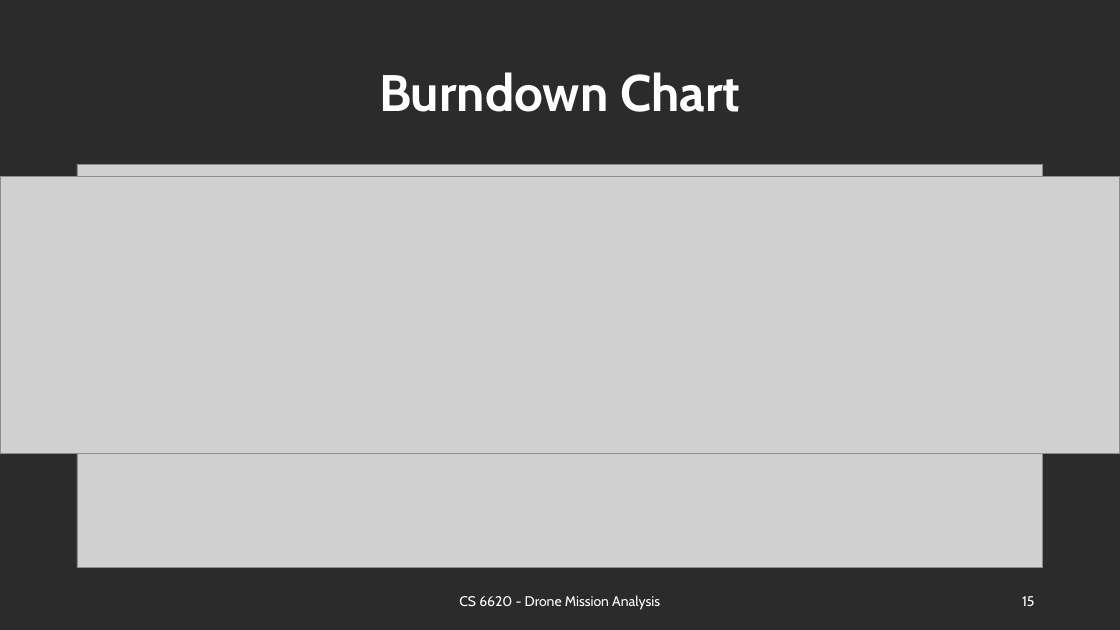
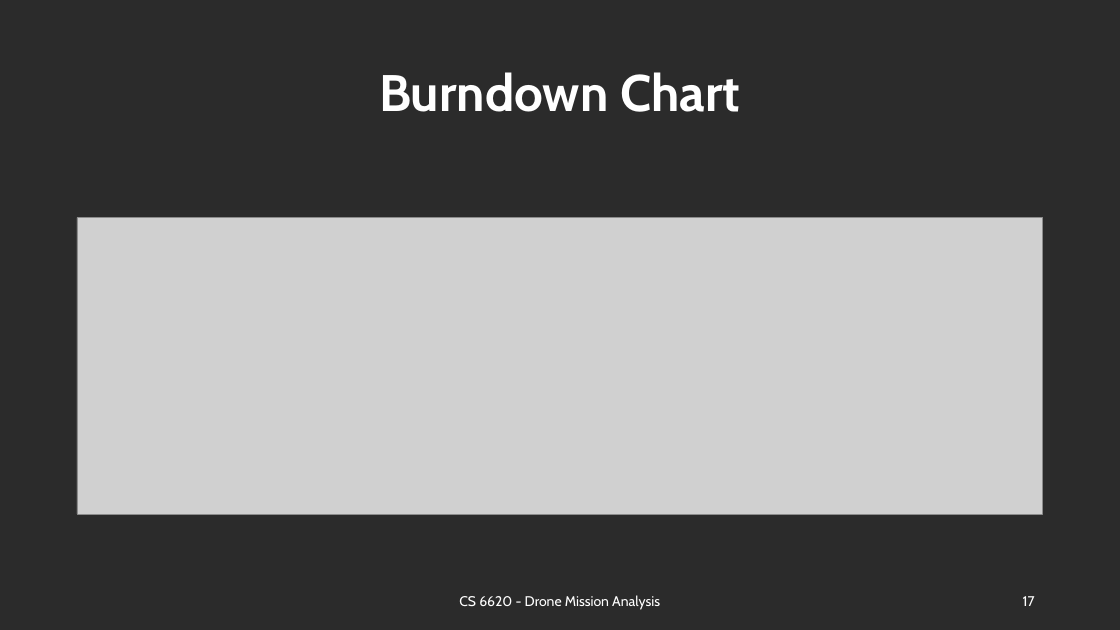
Before and after one commit to BU-NU-CLOUD-SP18/Drone-Mission-Analysis, a slide deck: slide 17 of presentations/Demo5.ppt (slide 15 before the commit). Drawn at 1120x630 pixels with LibreOffice and Linux fonts; fonts in the diff are those of the drawing; grey boxes stand for pictures; background and template pictures are left out; a plain dark background stands for a picture behind light text. Boxes give left, top, right and bottom in pixels: in the first picture for what was removed or moved away, otherwise in the second. Text is boxed around its words. In the diff, an @@ line names an element or a change of style, - is before the commit and + after.

```diff
--- a/presentations/Demo5.ppt
+++ b/presentations/Demo5.ppt
@@ picture removed at box(77, 165, 1043, 568) @@
@@ picture: place and size @@
-picture at box(0, 176, 1119, 453)
+picture at box(77, 217, 1043, 514)
@@ page number at box(1023, 596, 1035, 606): text changed @@
-15
+17
```
Also in this commit, not shown: 9 other slides changed, 3 slides added, 1 slide removed.
